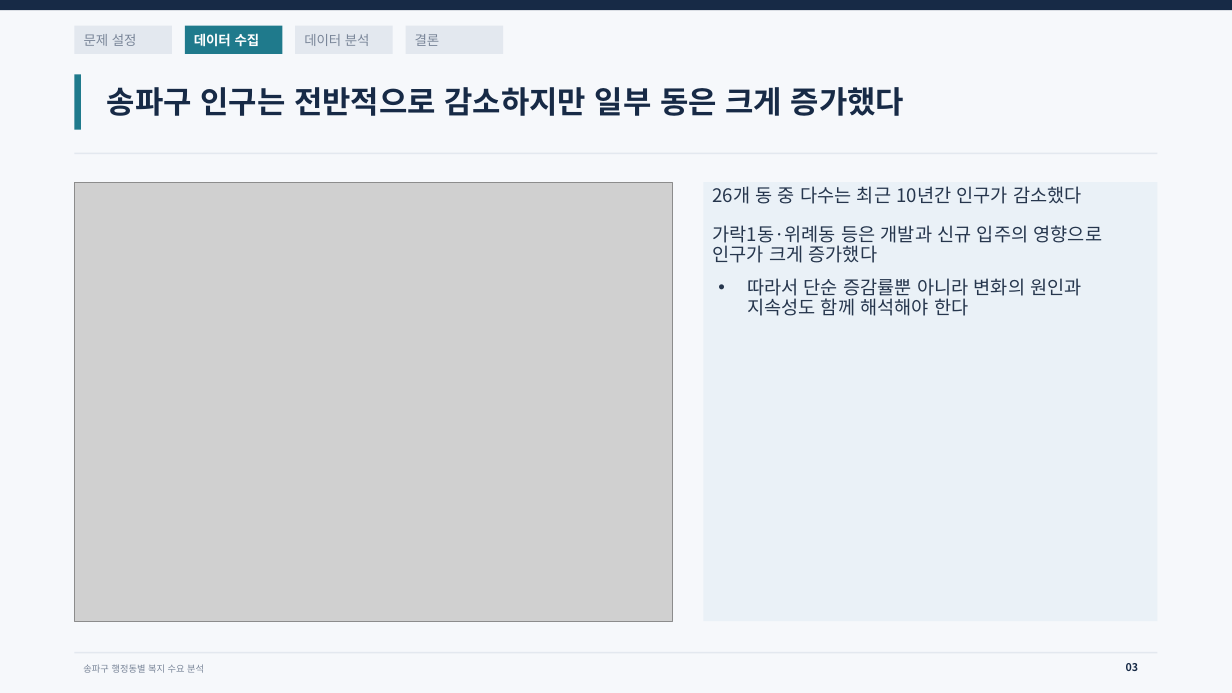
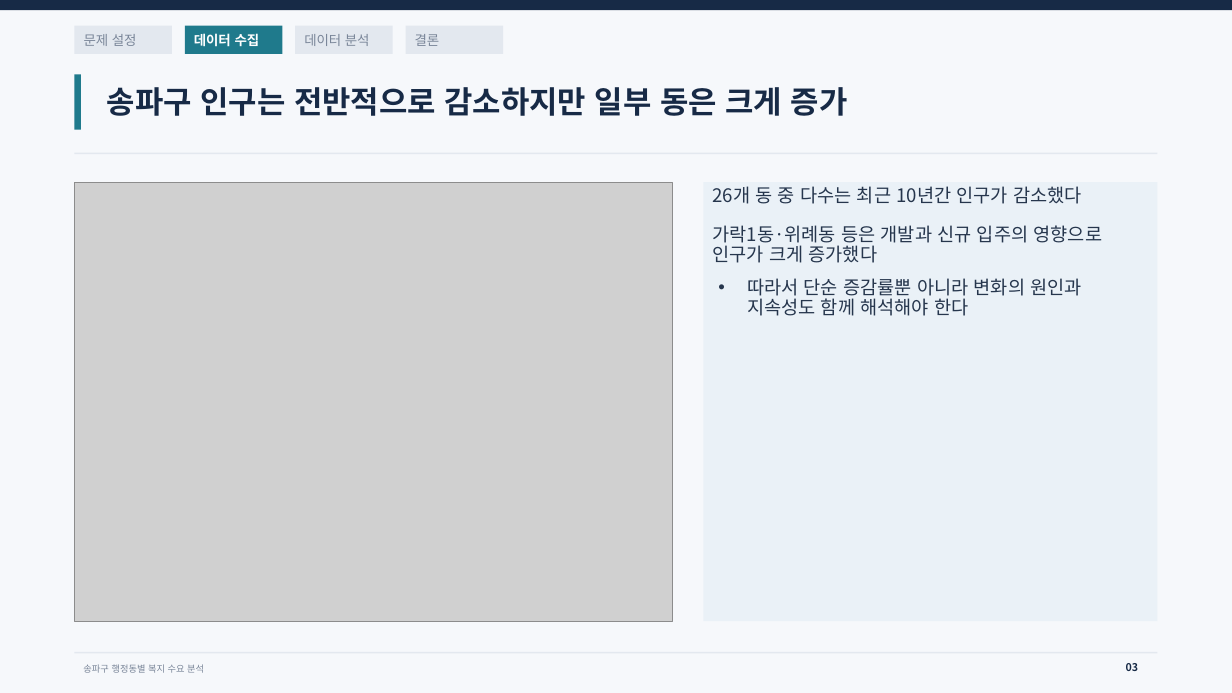
Before and after one commit to jannie601H/data_analisys_ex, a slide deck: slide 3 of Docs/송파구 행정동별 복지 개선방안.pptx. Drawn at 1232x693 pixels with LibreOffice and Linux fonts; fonts in the diff are those of the drawing; grey boxes stand for pictures. Boxes give left, top, right and bottom in pixels: in the first picture for what was removed or moved away, otherwise in the second. Text is boxed around its words. In the diff, an @@ line names an element or a change of style, - is before the commit and + after.

```diff
--- a/Docs/송파구 행정동별 복지 개선방안.pptx
+++ b/Docs/송파구 행정동별 복지 개선방안.pptx
@@ title at bbox=[107, 87, 848, 116]: text changed @@
-송파구 인구는 전반적으로 감소하지만 일부 동은 크게 증가했다
+송파구 인구는 전반적으로 감소하지만 일부 동은 크게 증가
```
Also in this commit, not shown: 6 other slides changed.
